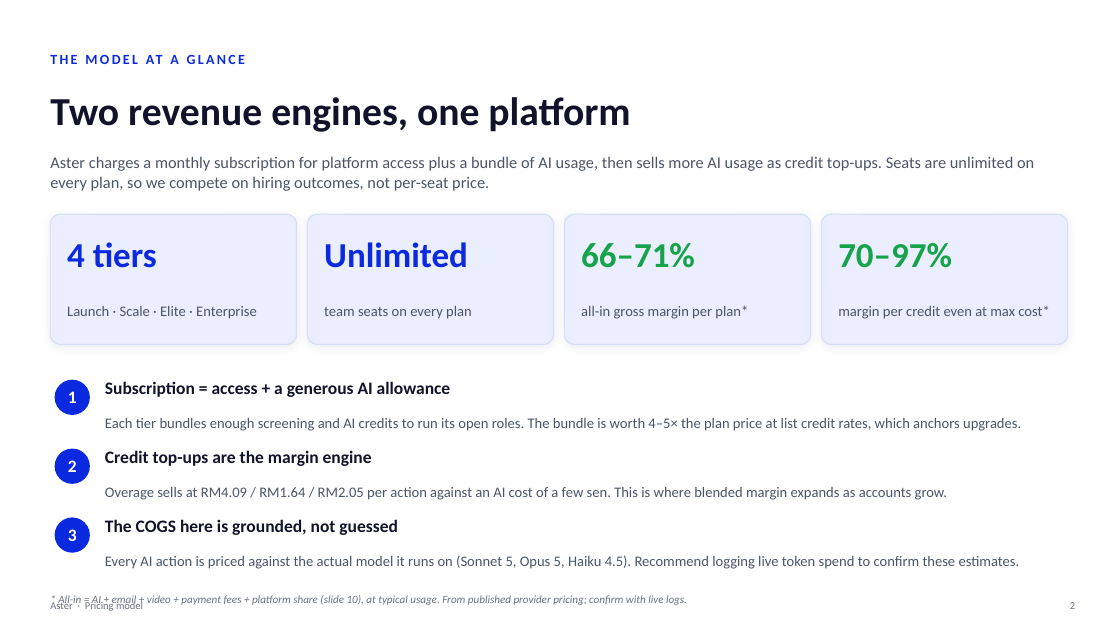
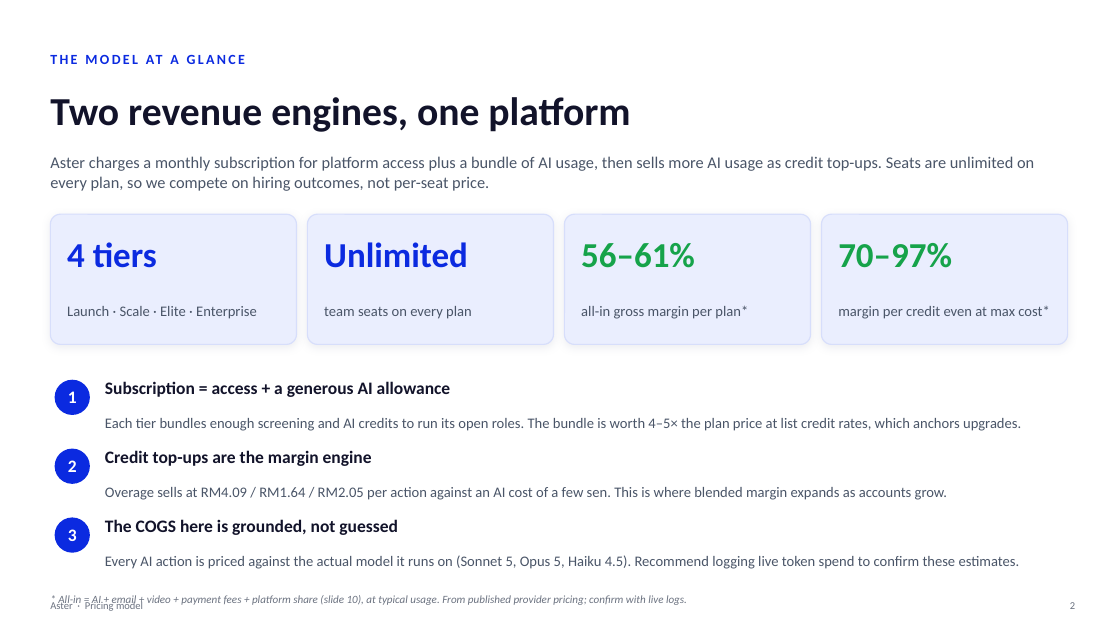
Before and after one commit to shahramly83/aster, a slide deck: slide 2 of docs/aster-pricing.pptx. Drawn at 1120x630 pixels with LibreOffice and Linux fonts; fonts in the diff are those of the drawing. Boxes give left, top, right and bottom in pixels: in the first picture for what was removed or moved away, otherwise in the second. Text is boxed around its words. In the diff, an @@ line names an element or a change of style, - is before the commit and + after.

```diff
--- a/docs/aster-pricing.pptx
+++ b/docs/aster-pricing.pptx
@@ text at [581, 243, 695, 268]: text changed @@
-66–71%
+56–61%
```
Also in this commit, not shown: 4 other slides changed.
